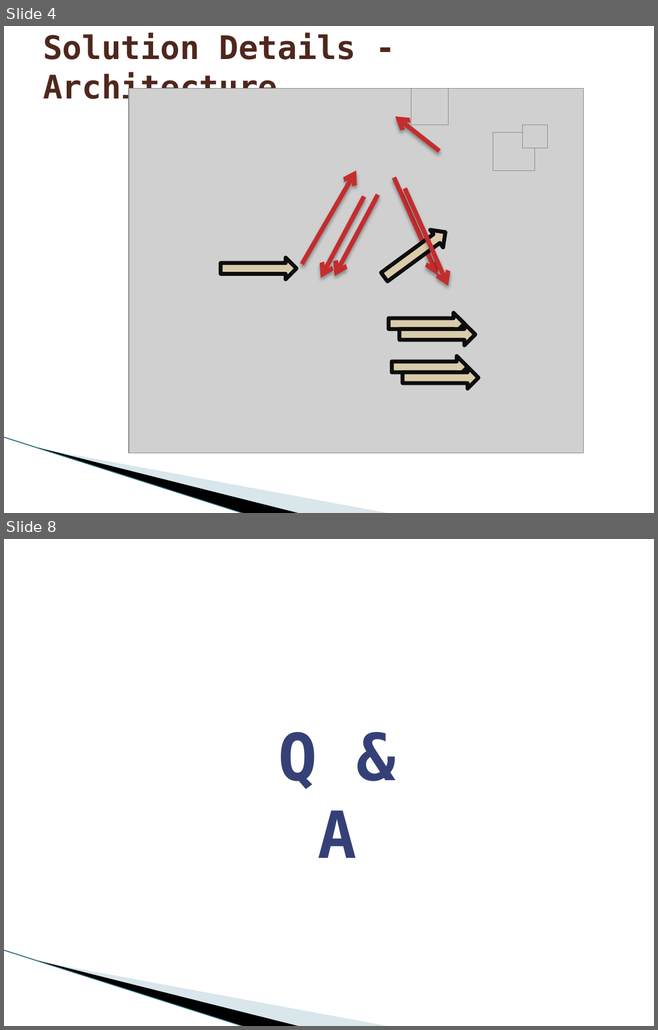
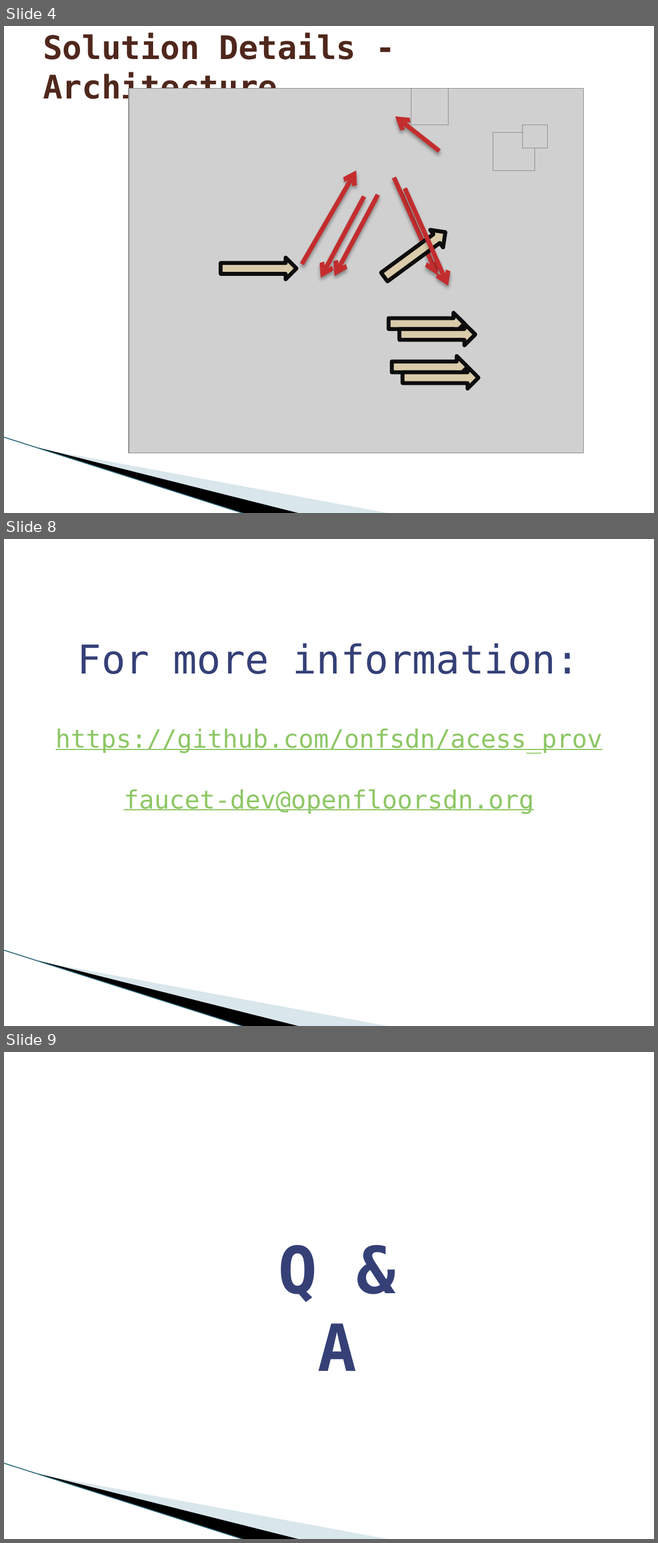
Before and after one commit to onfsdn/access_prov, a slide deck: Dynamic Access Provision.pptx. Shown one above the other, each under a label of ours: slides 4 and 8 before the commit, slides 4, 8 and 9 after it; the slides between them are not shown. The pictures are 658x1030 and 658x1543 pixels, drawn with LibreOffice and Linux fonts; fonts in the diff are those of the drawing; grey boxes stand for pictures; background and template pictures are left out. Boxes give left, top, right and bottom in pixels: in the first picture for what was removed or moved away, otherwise in the second. Text is boxed around its words. In the diff, an @@ line names an element or a change of style, - is before the commit and + after.

```diff
--- a/Dynamic Access Provision.pptx
+++ b/Dynamic Access Provision.pptx
@@ slide 8 added at (x1=4, y1=539, x2=654, y2=1026), background #FFFFFF; not listed: 3 template elements that a slide beside it also shows @@
@@ text added at (x1=56, y1=643, x2=602, y2=815), 28 pt, text #8DC765, underline @@
+For more information:
+https://github.com/onfsdn/acess_prov
+faucet-dev@openfloorsdn.org
@@ what was slide 8 is now slide 9 @@
```
Also in this commit, not shown: 5 slides changed, 1 slide removed, 1 other file.
